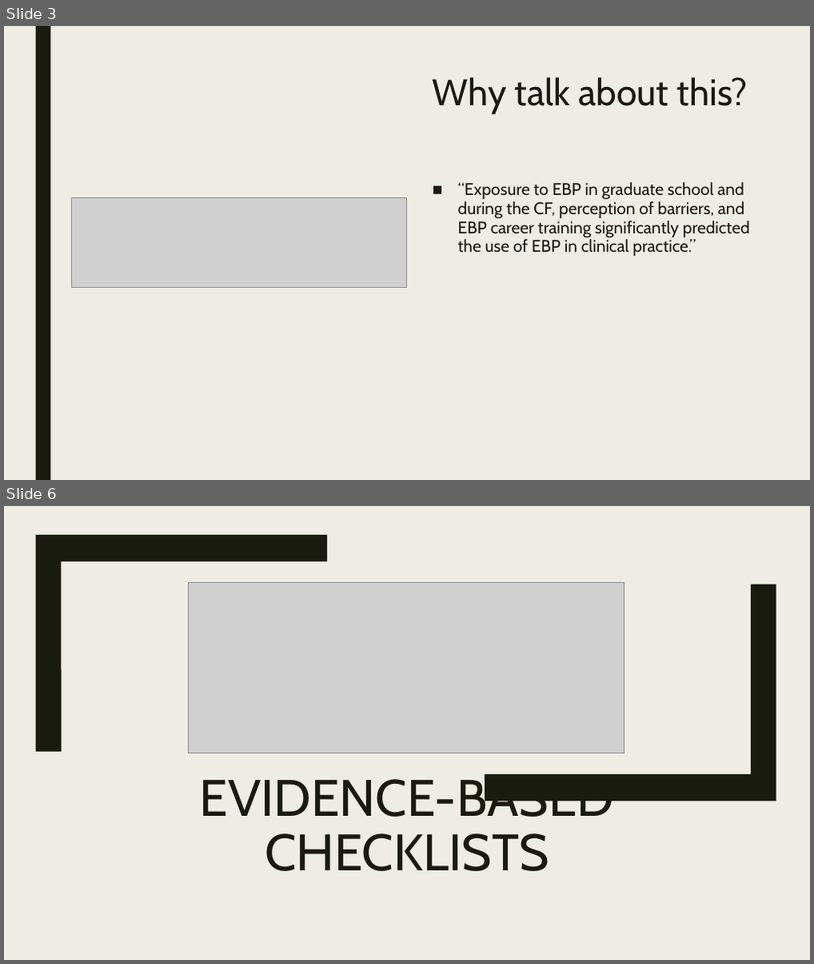
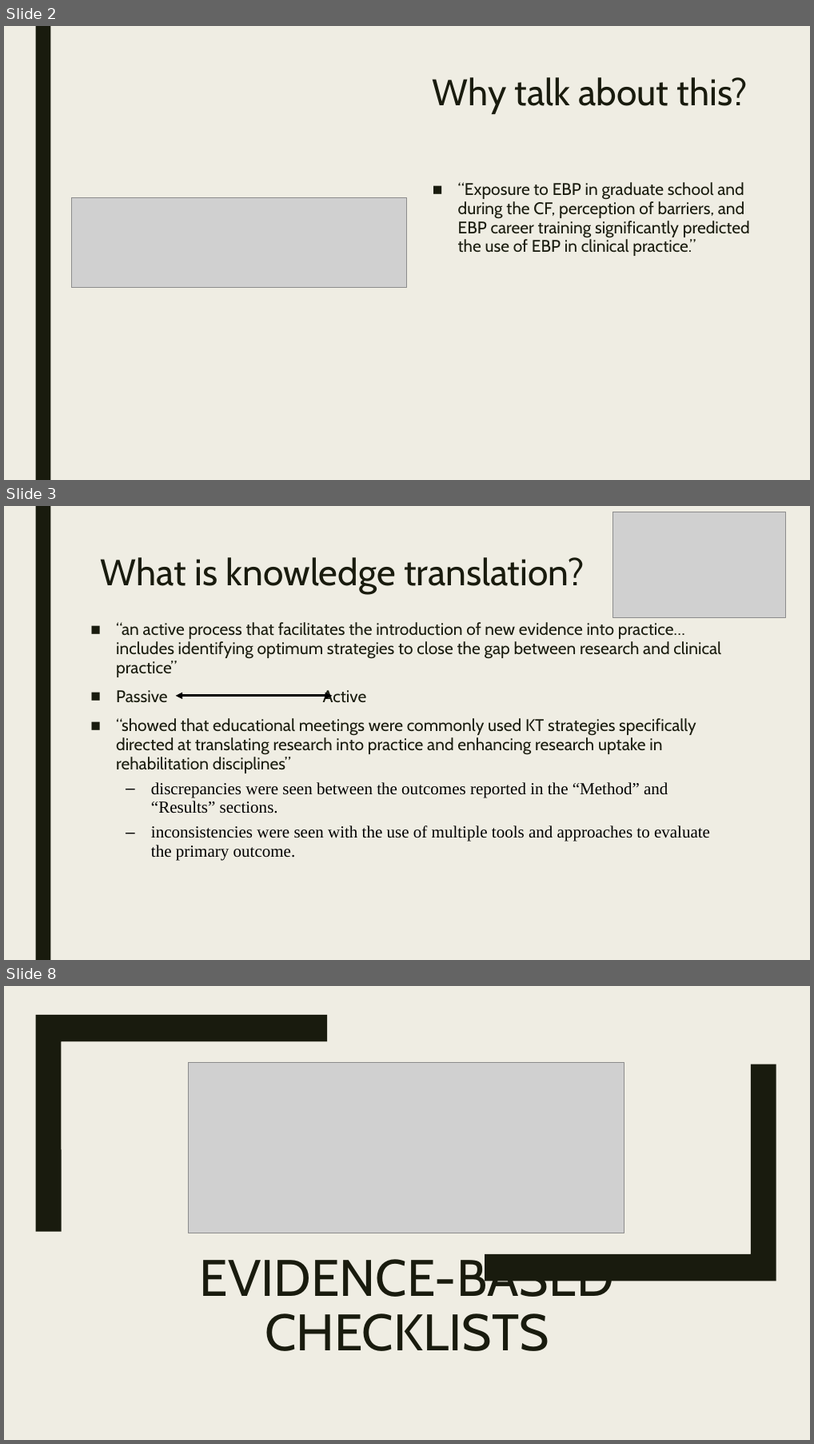
Before and after one commit to Jim-Wright90/cds_663_winter_2021, a slide deck: slides/Translating the evidence_presentation.pptx. Shown one above the other, each under a label of ours: slides 3 and 6 before the commit, slides 2, 3 and 8 after it; the slides between them are not shown. The pictures are 814x964 and 814x1444 pixels, drawn with LibreOffice and Linux fonts; fonts in the diff are those of the drawing; grey boxes stand for pictures. Boxes give left, top, right and bottom in pixels: in the first picture for what was removed or moved away, otherwise in the second. Text is boxed around its words. In the diff, an @@ line names an element or a change of style, - is before the commit and + after.

```diff
--- a/slides/Translating the evidence_presentation.pptx
+++ b/slides/Translating the evidence_presentation.pptx
@@ slide 3 added at (4, 506, 810, 960), background #EFEDE3; not listed: 1 template element that a slide beside it also shows @@
@@ picture added at (613, 512, 786, 617) @@
@@ title added at (101, 557, 584, 594), 44 pt, text #191B0E @@
+What is knowledge translation?
@@ text added at (116, 622, 722, 860), 20 pt, text #191B0E @@
+■ “an active process that facilitates the introduction of new evidence into practice…includes identifying optimum strategies to close the gap between research and clinical practice”
+■ Passive Active
+■ “showed that educational meetings were commonly used KT strategies specifically directed at translating research into practice and enhancing research uptake in rehabilitation disciplines”
+  – discrepancies were seen between the outcomes reported in the “Method” and “Results” sections.
+  – inconsistencies were seen with the use of multiple tools and approaches to evaluate the primary outcome.
@@ double arrow added from (176, 696) to (333, 696), #000000 2.75 pt @@
@@ what was slide 3 is now slide 2 @@
@@ what was slide 6 is now slide 8 @@
```
Also in this commit, not shown: 3 slides changed, 5 other slides added, 1 other file.
